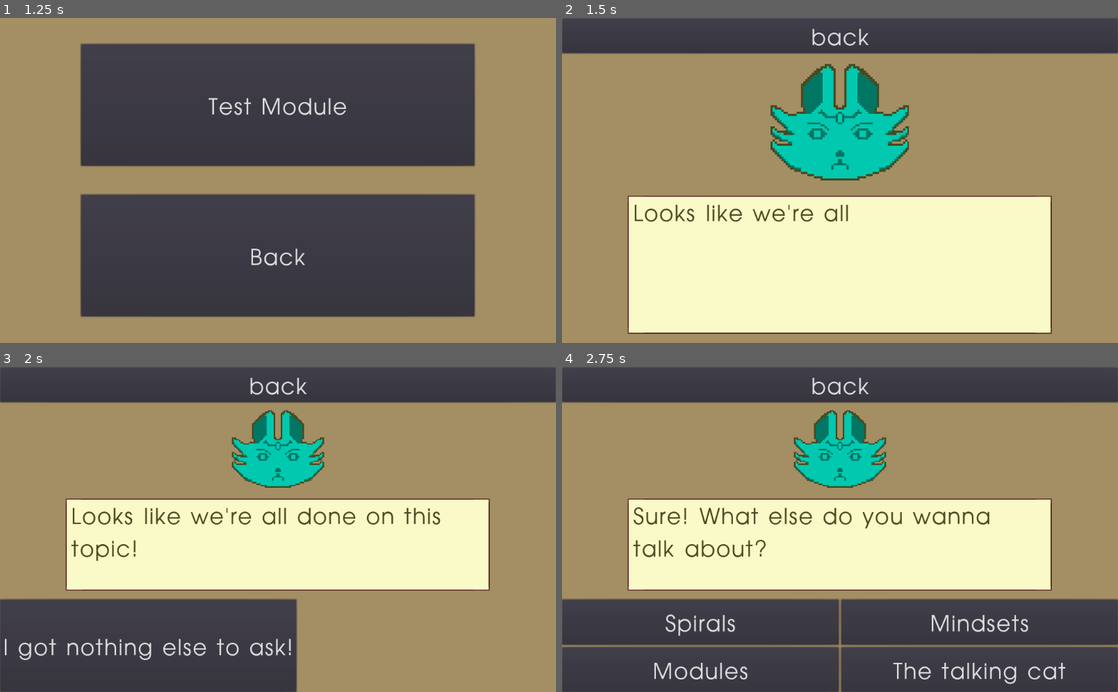
Above: before the commit, frames 1-4 (two rows, left to right).
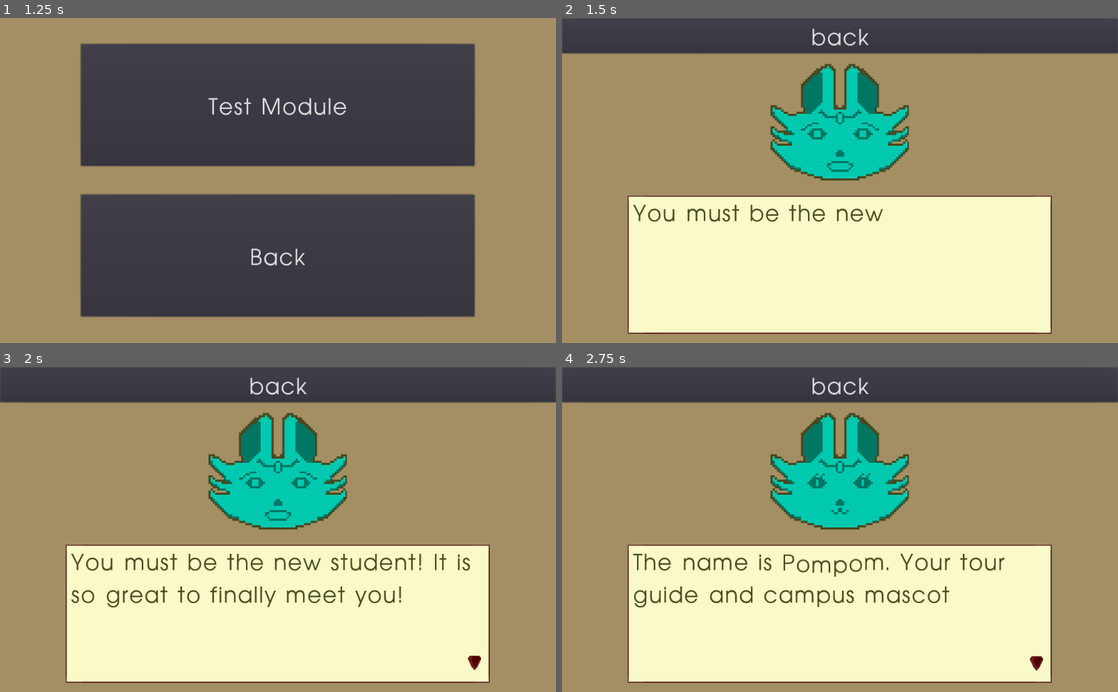
Above: after the commit, the same moments.

Repository: ayylol/ProjectTransitions
Game: Godot game, scene res://systems/Root.tscn
Same seed, same stepped clock (60 frames per second), same inputs: the game is played once before the commit and once after it.
Inputs (mouse positions are in pixels of both pictures, inside the frame that each line leads up to):
- Up to frame 1 (1.25 s): click "Adventure" at 0.5 s
- Up to frame 2 (1.5 s): click "Test Module" at 1.25 s
- Up to frame 3 (2 s): no input
- Up to frame 4 (2.75 s): click (712, 646) at 2 s, where only the run before the commit has a clickable "I got nothing else to ask!"

Frame 1 is identical in both runs. In frame 2, 1.2% of the frame differs, in the area x 12-58%, y 27-63%; in frame 3, 42%; in frame 4, 47%, in the area x 0-100%, y 13-100%.

Commit message:
fixed portraits not changing

Diff:
--- a/menus/Module.gd
+++ b/menus/Module.gd
@@ -14,7 +14,7 @@
 export var options_size := 1.0
 export var options_delta_size := 10.0
 
-var topic := "Module 14"
+var topic := "intro"
 var choices := []
 var character := ""
 var emotion := ""
@@ -90,7 +90,7 @@
 			audio.stream = load(path_to_audio)
 			audio.play()
 		else:
-			print("heheehe")
+			print("No such audio file")
 
 	# Update character portrait
 	var update_portrait=false
@@ -107,6 +107,10 @@
 		if directory.file_exists(path_to_portrait):
 			var sprite = load(path_to_portrait)
 			$VBoxContainer/MainCharacter.texture = sprite
+			character = next_character
+			emotion = next_emotion
+		else:
+			print(path_to_portrait + " does not exist")
 
 	_visible_char_float = 0.0
 	dialogue_box.visible_characters = _visible_char_float
